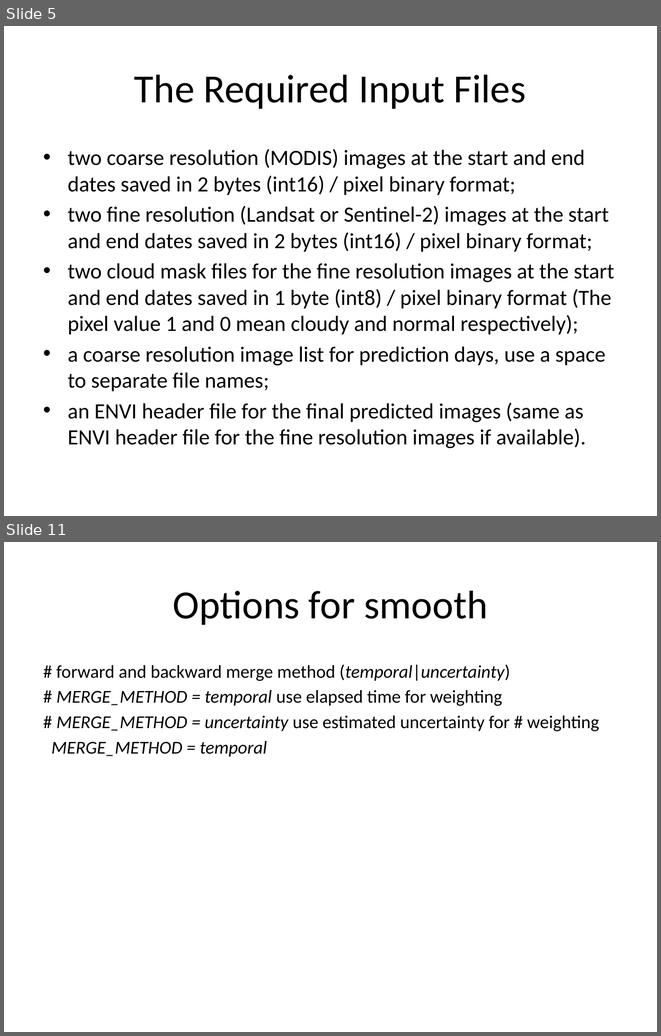
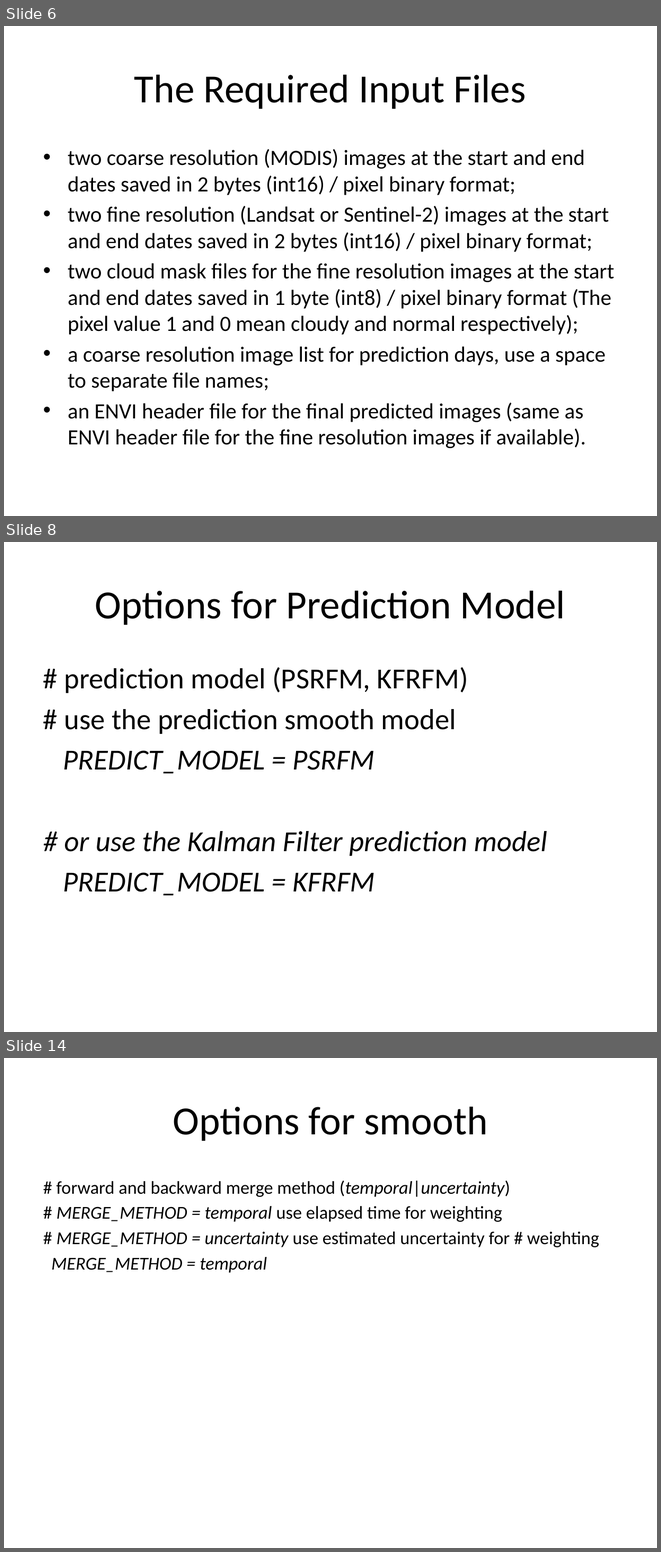
Before and after one commit to dzhong-hub/PSRFM, a slide deck: doc/PSRFMUserGuide.pptx. Shown one above the other, each under a label of ours: slides 5 and 11 before the commit, slides 6, 8 and 14 after it; the slides between them are not shown. The pictures are 661x1036 and 661x1552 pixels, drawn with LibreOffice and Linux fonts; fonts in the diff are those of the drawing. Boxes give left, top, right and bottom in pixels: in the first picture for what was removed or moved away, otherwise in the second. Text is boxed around its words. In the diff, an @@ line names an element or a change of style, - is before the commit and + after.

```diff
--- a/doc/PSRFMUserGuide.pptx
+++ b/doc/PSRFMUserGuide.pptx
@@ slide 8 added at (4,542,657,1032), background #FFFFFF @@
@@ title added at (95,590,565,625), 44 pt, text #000000 @@
+Options for Prediction Model
@@ text added at (63,667,547,896), 32 pt, text #000000, italic @@
+# prediction model (PSRFM, KFRFM)
+# use the prediction smooth model
+PREDICT_MODEL = PSRFM
+# or use the Kalman Filter prediction model
+PREDICT_MODEL = KFRFM
@@ what was slide 5 is now slide 6 @@
@@ what was slide 11 is now slide 14 @@
```
Also in this commit, not shown: 8 slides changed, 3 other slides added.
